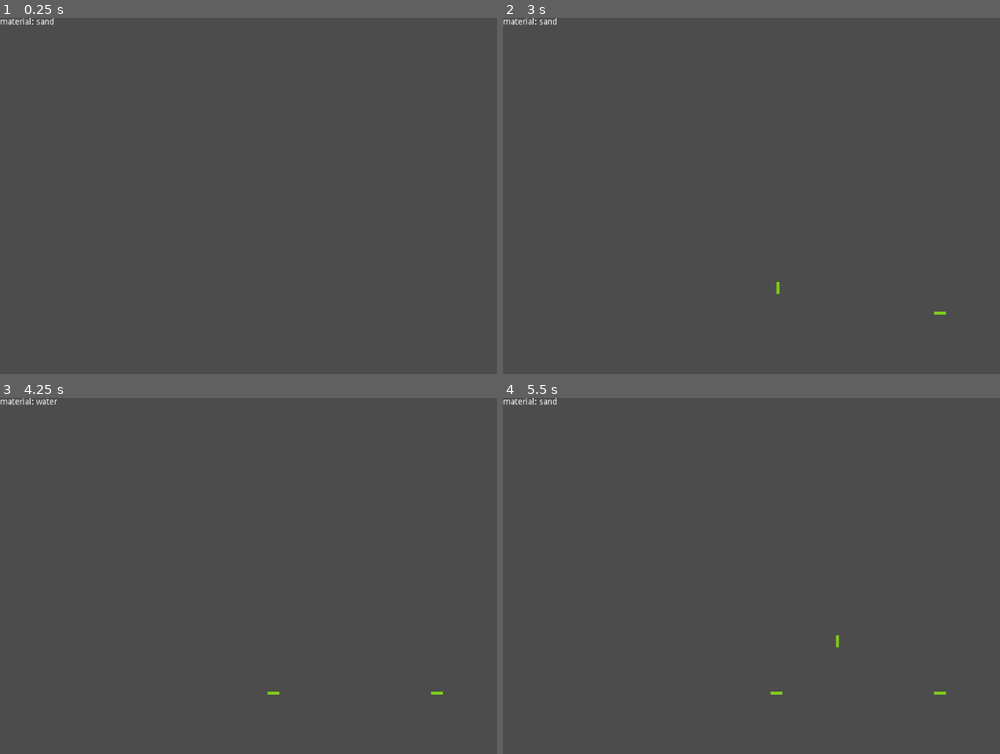
Above: before the commit, frames 1-4 (two rows, left to right).
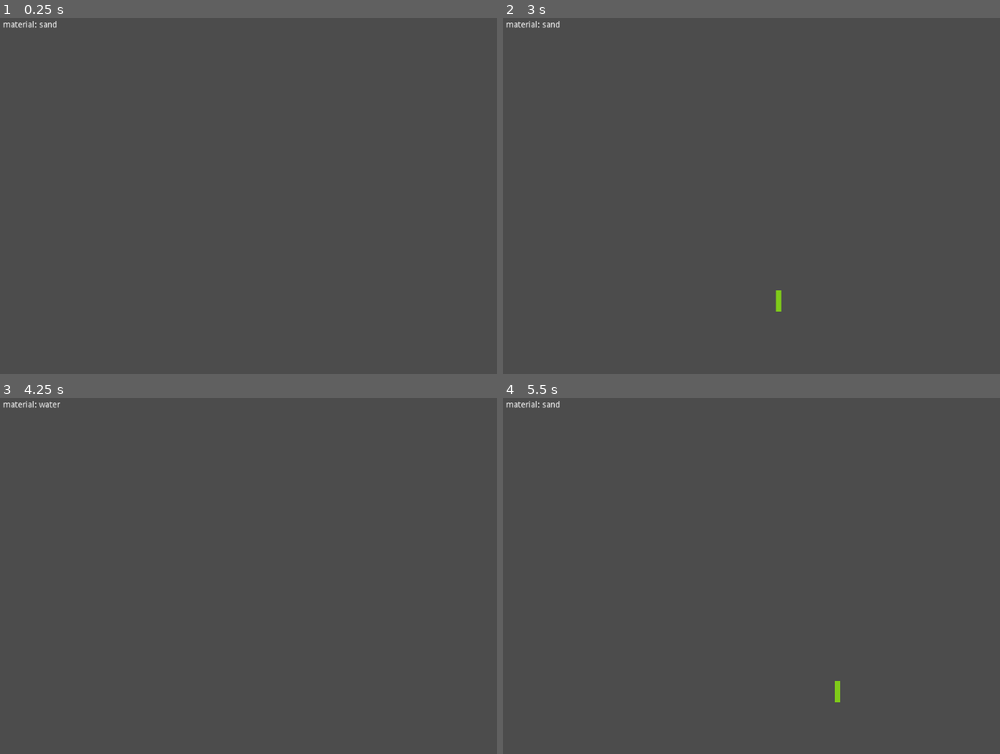
Above: after the commit, the same moments.

Repository: ZpeedTube/pixelbox
Game: Godot game, scene res://MainScene.tscn
Same seed, same stepped clock (60 frames per second), same inputs: the game is played once before the commit and once after it.
Inputs (mouse positions are in pixels of both pictures, inside the frame that each line leads up to):
- Up to frame 1 (0.25 s): no input
- Up to frame 2 (3 s): tap Enter at 0.5, 2.75 s; move the mouse to (940, 178) at 0.52 s; click (940, 178) at 0.6 s; move the mouse to (686, 213) at 1.27 s; tap Mouse wheel down (scroll_down) at 1.35 s; tap Space at 2 s; move the mouse to (870, 117) at 2.02 s; hold Mouse wheel up (scroll_up) 2.03-2.78 s; move the mouse to (776, 267) at 2.77 s; click (776, 267) at 2.85 s
- Up to frame 3 (4.25 s): tap Space at 3.5 s; move the mouse to (487, 629) at 3.52 s; hold Mouse wheel down (scroll_down) from 3.53 s (still down)
- Up to frame 4 (5.5 s): tap Enter at 4.25 s; move the mouse to (627, 522) at 4.27 s; release Mouse wheel down (scroll_down) at 4.28 s; tap Mouse wheel up (scroll_up) at 4.35 s; tap Space at 5 s; move the mouse to (835, 576) at 5.02 s; click (835, 576) at 5.1 s

The runs differ from the first frame. In frame 1, 0.2% of the frame differs, in the area x 0-12%, y 0-3%; in frame 2, 0.3%; in frame 3, 0.2%; in frame 4, 0.3%, in the area x 0-90%, y 0-86%.

Commit message:
Cleaning code
Re-arenging and cleaning up code.

Diff:
--- a/MainScene.tscn
+++ b/MainScene.tscn
@@ -9,16 +9,17 @@
 offset = Vector2( -0.5, -0.5 )
 script = ExtResource( 2 )
 world_height = 100
-zoom = 5
+zoom = 9
 simulation_speed = 1
-color_enum = [ Color( 0, 0, 0, 0 ), Color( 0.5, 0.8, 0.1, 1 ), Color( 0.2, 0.2, 0.9, 1 ), Color( 0.21, 0.04, 0.04, 1 ), Color( 0.385864, 0.453125, 0.396374, 1 ) ]
 
 [node name="PixelManager" type="Node" parent="GameManager"]
 script = ExtResource( 1 )
 offset = Vector2( -0.5, -0.5 )
 
 [node name="Label" type="Label" parent="GameManager"]
-margin_right = 266.0
+margin_left = 5.0
+margin_top = 5.0
+margin_right = 270.0
 margin_bottom = 58.0
 __meta__ = {
 "_edit_use_anchors_": false
--- /dev/null
+++ b/Types/fire.gd
@@ -0,0 +1,8 @@
+extends Node
+
+static func update(id: int, pixel, pixels, ww, wh):
+	pass
+
+
+static func calc_pos(x: int, y: int, world_width, world_height):
+	return world_width * y + x
--- a/Types/sand.gd
+++ b/Types/sand.gd
@@ -8,31 +8,27 @@
 	var left = calc_pos(pixel.pos.x - 1, pixel.pos.y, ww, wh)
 	var right = calc_pos(pixel.pos.x + 1, pixel.pos.y, ww, wh)
 	if below < count && (pixels[below] == null || pixels[below].type == 2):
-		var other = pixels[below]
-		pixels[id] = null
 		pixel.pos.y += 1
-		pixels[below] = pixel
-		return other
-	elif left < count && (pixels[left] == null || pixels[left].type == 2):
+		return swap_pixels(pixel, pixels[below], pixels, id, below)
+	if left < count && (pixels[left] == null || pixels[left].type == 2):
 		if below_left < count && (pixels[below_left] == null || pixels[below_left].type == 2):
-			var other = pixels[below_left]
-			pixels[id] = null
 			if pixel.pos.x > 0:
 				pixel.pos.x -= 1
 			pixel.pos.y += 1
-			pixels[below_left] = pixel
-			return other
-	elif right < count && (pixels[right] == null || pixels[right].type == 2):
+			return swap_pixels(pixel, pixels[below_left], pixels, id, below_left)
+	if right < count && (pixels[right] == null || pixels[right].type == 2):
 		if below_right < count && (pixels[below_right] == null || pixels[below_right].type == 2):
-			var other = pixels[below_right]
-			pixels[id] = null
 			if pixel.pos.x < ww - 1:
 				pixel.pos.x += 1
 			pixel.pos.y = pixel.pos.y + 1
-			pixels[below_right] = pixel
-			return other
+			return swap_pixels(pixel, pixels[below_right], pixels, id, below_right)
 	return null
-#	return pixels
+
+static func swap_pixels(pixel, other_pixel, pixels, this_id, other_id):
+	var other = pixels[other_id]
+	pixels[this_id] = other_pixel
+	pixels[other_id] = pixel
+	return other
 
 
 static func calc_pos(x: int, y: int, world_width, world_height):
--- a/Types/water.gd
+++ b/Types/water.gd
@@ -38,20 +38,27 @@
 			if pixel.pos.x > 0:
 				pixel.pos.x -= 1
 			pixels[left] = pixel
+			pixels[id] = null
 			return
 		elif right < count && above > 0 && pixels[right] == null:
 			pixel.pos.y = y
-			if pixel.pos.x < ww - 1:
+			if pixel.pos.x < ww:
 				pixel.pos.x += 1
 			pixels[right] = pixel
+			pixels[id] = null
 			return
 		elif above < count && above > 0 && pixels[above] == null:
 			pixel.pos.y = y
 			pixels[above] = pixel
+			pixels[id] = null
 			return
 		y -= 1
 
-
+static func swap_pixels(pixel, other_pixel, pixels, this_id, other_id):
+	var other = pixels[other_id]
+	pixels[this_id] = other_pixel
+	pixels[other_id] = pixel
+	return other
 
 static func calc_pos(x: int, y: int, world_width, world_height):
 	return world_width * y + x
--- a/game_manager.gd
+++ b/game_manager.gd
@@ -14,21 +14,15 @@
 
 export var spawn_type: int = 1
 
-export var color_enum = [
-	Color(0.0, 0.0, 0.0, 0.0),
-	Color(0.5, 0.8, 0.1, 1.0),
-	Color(0.2, 0.2, 0.9, 1.0),
-	Color(0.21, 0.04, 0.04, 1.0),
-	Color(0.38, 0.45, 0.39, 1.0)
-]
+var mouse_pressed = false
 
-var mouse_pressed = false
+export var show_invisble = false
 
 
 func _ready():
 	pixel_manager.world_width = world_width
 	pixel_manager.world_height = world_height
-	print(pixel_manager.pixels)
+#	print(pixel_manager.pixels)
 
 func _input(event):
 	if event.is_action("click"):
@@ -60,19 +54,31 @@
 #		print(pixel_manager.pixels.size())
 	label.text = "material: " + pixel_manager.pixel_name[spawn_type]
 
+	var pixel = pixel_manager.get_pixel(get_global_mouse_position())
+	if pixel:
+		label.text += "\npixel: " + str(pixel)
+#		label.text += "\ntype: " + str(pixel_manager.pixels[mouse_pixel_pos].id)
+
 func _draw():
-	var pixels = pixel_manager.pixels
-	for p in pixels.size():
-		var pixel = pixels[p]
-		if pixel:
-			var rect2 = Rect2(Vector2(pixel.pos.x*zoom, pixel.pos.y*zoom), Vector2(zoom, zoom))
-			draw_rect(rect2, color_enum[pixel.color], true, 1, false)
+	if simulation_frame % simulation_speed == 0:
+		var pixels = pixel_manager.pixels
+		for p in pixels.size():
+			var pixel = pixels[p]
+			if pixel:
+				var rect2 = Rect2(Vector2(pixel.pos.x*zoom, pixel.pos.y*zoom), Vector2(zoom, zoom))
+				var color =  pixel_manager.color_palette[pixel.color]
+#				if pixel.type == 1:
+#					color =  Color(rand_range(color.r, 0.6), rand_range(color.g,0.9), 0.1, 1)
+				draw_rect(rect2, color, true, 1, false)
+#			elif show_invisble && pixel != null:
+#				var rect2 = Rect2(Vector2(pixel.pos.x*zoom, pixel.pos.y*zoom), Vector2(zoom, zoom))
+#				draw_rect(rect2, Color(0.9,0.1,0.9,1), true, 1, false)
+
 
 func spawn_pixel(type: int = 1, offset: Vector2 = Vector2()):
 	if (pixel_manager):
 		pixel_manager.resize(world_height * world_width)
 		var mouse_pos = get_global_mouse_position()
-#			print("add ", mouse_pos.x / zoom)
 		pixel_manager.new_pixel(mouse_pos+offset, type)
 
 
@@ -91,6 +97,10 @@
 func calc_pos(x: int, y: int):
 	if x >= world_width:
 		x = world_width -1
+	elif x < 0:
+		x = 0
 	if y >= world_height:
 		y = world_height -1
+	elif y < 0:
+		y = 0
 	return world_width * y + x
--- a/pixel_manager.gd
+++ b/pixel_manager.gd
@@ -16,6 +16,14 @@
 	"wood"
 ]
 
+export var color_palette = [
+	Color(0.0, 0.0, 0.0, 0.0),
+	Color(0.5, 0.8, 0.1, 1.0),
+	Color(0.2, 0.2, 0.9, 1.0),
+	Color(0.21, 0.04, 0.04, 1.0),
+	Color(0.38, 0.45, 0.39, 1.0)
+]
+
 export var default_type:int = 0
 export var pixels = []
 export var size: int = 10
@@ -24,15 +32,9 @@
 export var offset: Vector2 = Vector2(0, 0)
 
 func _ready():
-#	var p = new_pixel(1, 1, 1)
-#	print(p)
-#	for x in world_width:
-#		for y in world_height:
-#			pixels[world_width * y + x] = null
 	pixels.resize(world_height * world_width)
 	print(pixels.size())
 	print(pixel_types)
-#	pass
 
 func resize(new_size: int):
 	if (pixels.size() != new_size):
@@ -63,15 +65,17 @@
 	print(pixels[ pos1d ])
 	return pixel
 
-#func get_pixel(global_pos: Vector2):
-#	for p in pixels.size():
-#		var pixel = pixels[p]
-#		if pixel.pos == global_pos:
-#			return pixel
-#	return null
+func get_pixel(global_pos: Vector2):
+	var pos = global_pos_to_pos(global_pos)
+	var pos1d = world_width * int(pos.y) + int(pos.x)
+	if pos1d >= 0 && pos1d < pixels.size():
+		return pixels[pos1d]
+	else:
+		return null
 
 func get_pixel_type(type: int):
 	return pixel_types[type]
 
+
 func global_pos_to_pos(pos: Vector2):
 	return Vector2(round((pos.x / size) + offset.x), round((pos.y / size) + offset.y))
